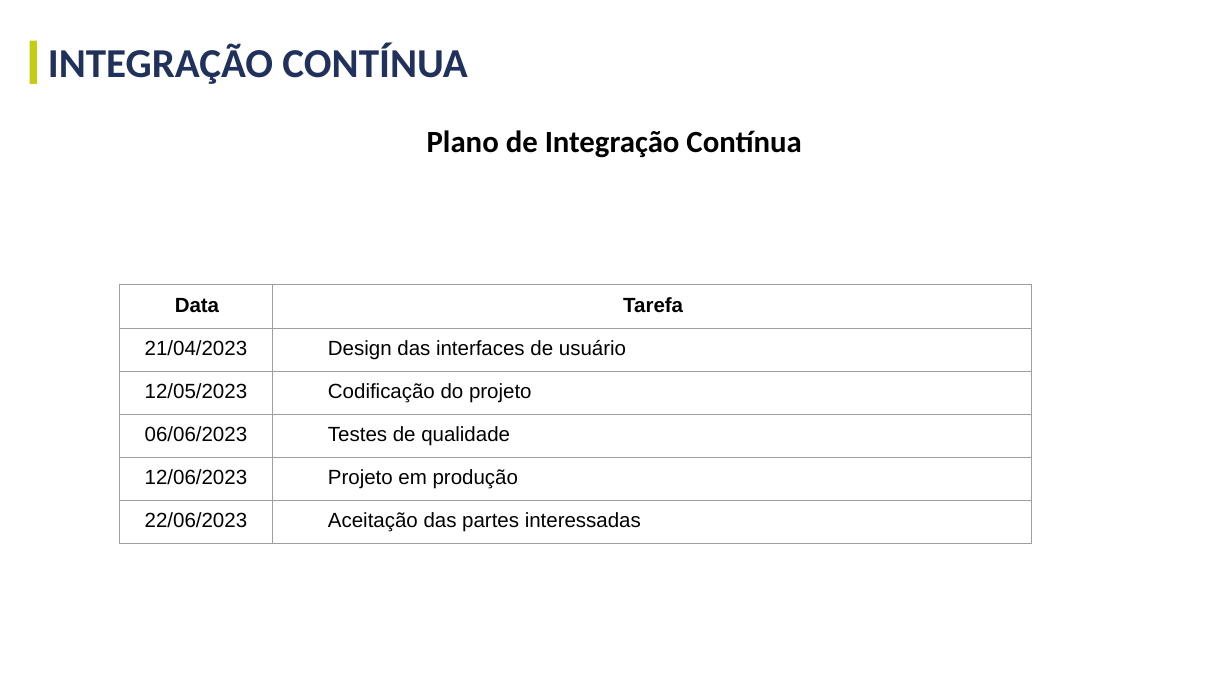
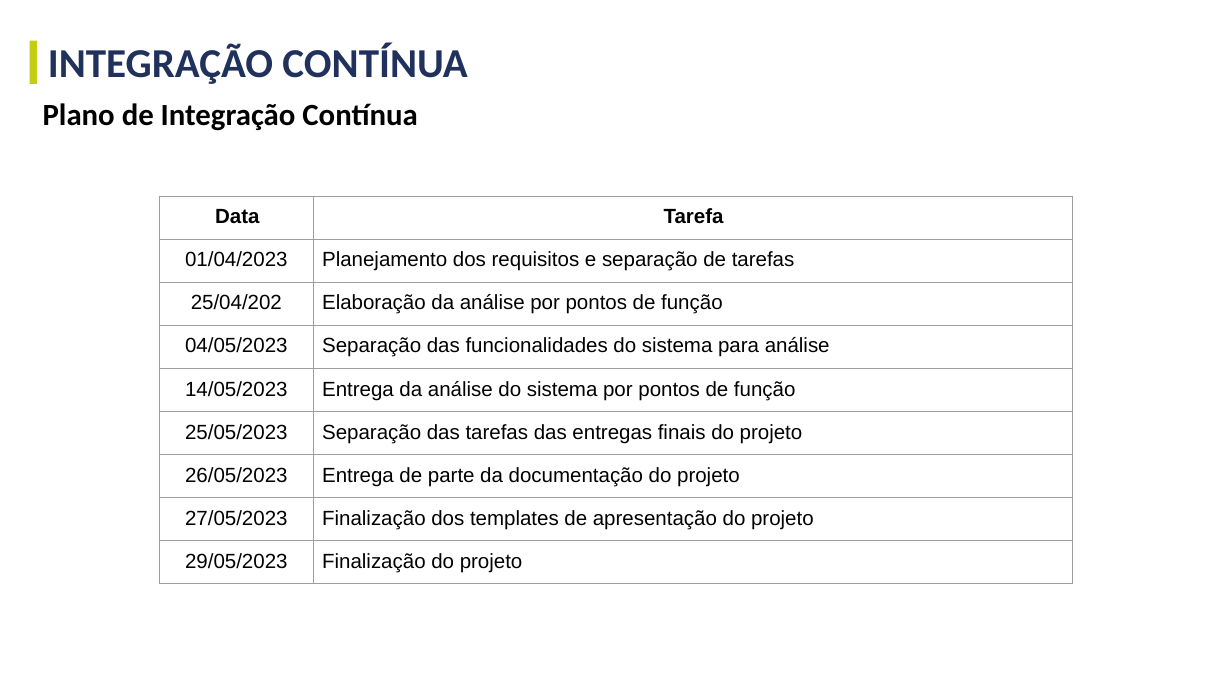
Before and after one commit to GustavoGinoTerezo/projetos-faculdade, a slide deck: slide 6 of terceiro-semestre/documentacao-e-templates/gestao-e-qualidade-de-software/Gestão e Qualidade de SW - Projeto A3 - Template.pptx. Drawn at 1232x693 pixels with LibreOffice and Linux fonts; fonts in the diff are those of the drawing. Boxes give left, top, right and bottom in pixels: in the first picture for what was removed or moved away, otherwise in the second. Text is boxed around its words. In the diff, an @@ line names an element or a change of style, - is before the commit and + after.

```diff
--- a/terceiro-semestre/documentacao-e-templates/gestao-e-qualidade-de-software/Gestão e Qualidade de SW - Projeto A3 - Template.pptx
+++ b/terceiro-semestre/documentacao-e-templates/gestao-e-qualidade-de-software/Gestão e Qualidade de SW - Projeto A3 - Template.pptx
@@ text "Plano de Integração Contínua": place and size @@
-text "Plano de Integração Contínua" at (427,130,801,158)
+text "Plano de Integração Contínua" at (43,103,417,131)
@@ text "Plano de Integração Contínua" at (43,103,417,131): alignment centre to left @@
@@ table at (160,196,1073,584) @@
-row 2: 21/04/2023 | Design das interfaces de usuário
-row 3: 12/05/2023 | Codificação do projeto
-row 4: 06/06/2023 | Testes de qualidade
-row 5: 12/06/2023 | Projeto em produção
-row 6: 22/06/2023 | Aceitação das partes interessadas
+row 2: 01/04/2023 | Planejamento dos requisitos e separação de tarefas
+row 3: 25/04/202 | Elaboração da análise por pontos de função
+row 4: 04/05/2023 | Separação das funcionalidades do sistema para análise
+row 5: 14/05/2023 | Entrega da análise do sistema por pontos de função
+row 6: 25/05/2023 | Separação das tarefas das entregas finais do projeto
+row 7: 26/05/2023 | Entrega de parte da documentação do projeto
+row 8: 27/05/2023 | Finalização dos templates de apresentação do projeto
+row 9: 29/05/2023 | Finalização do projeto
@@ table: place and size @@
-table at (119,285,1032,588)
+table at (160,196,1073,584)
```
Also in this commit, not shown: 19 other slides changed, 3 slides added, 1 slide removed, 5 other files.
